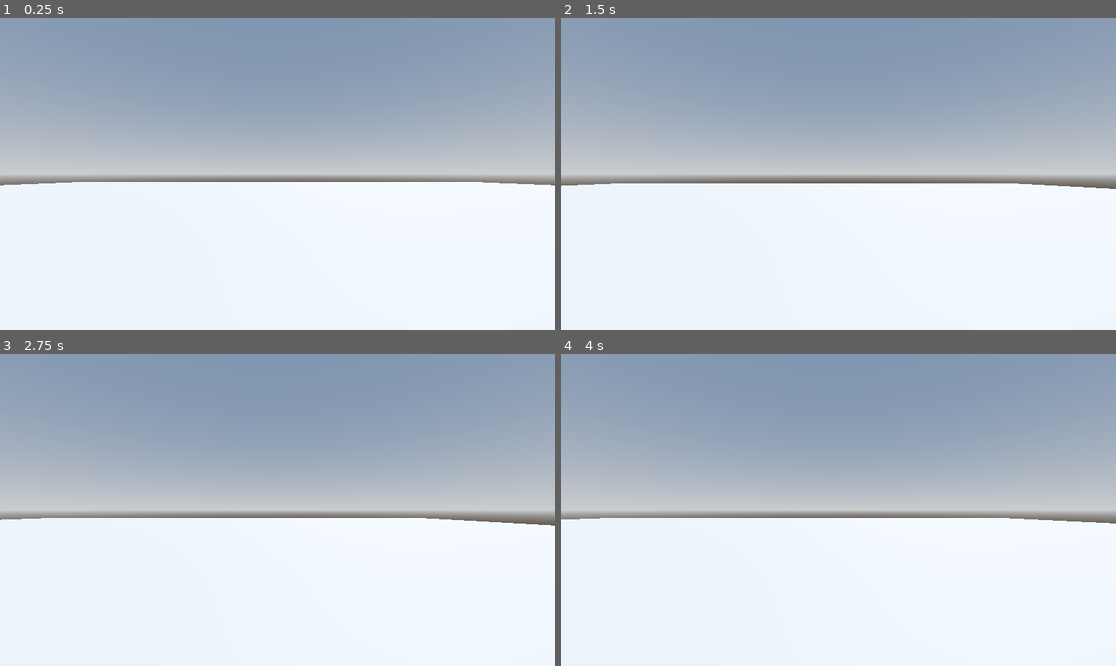
Above: before the commit, frames 1-4 (two rows, left to right).
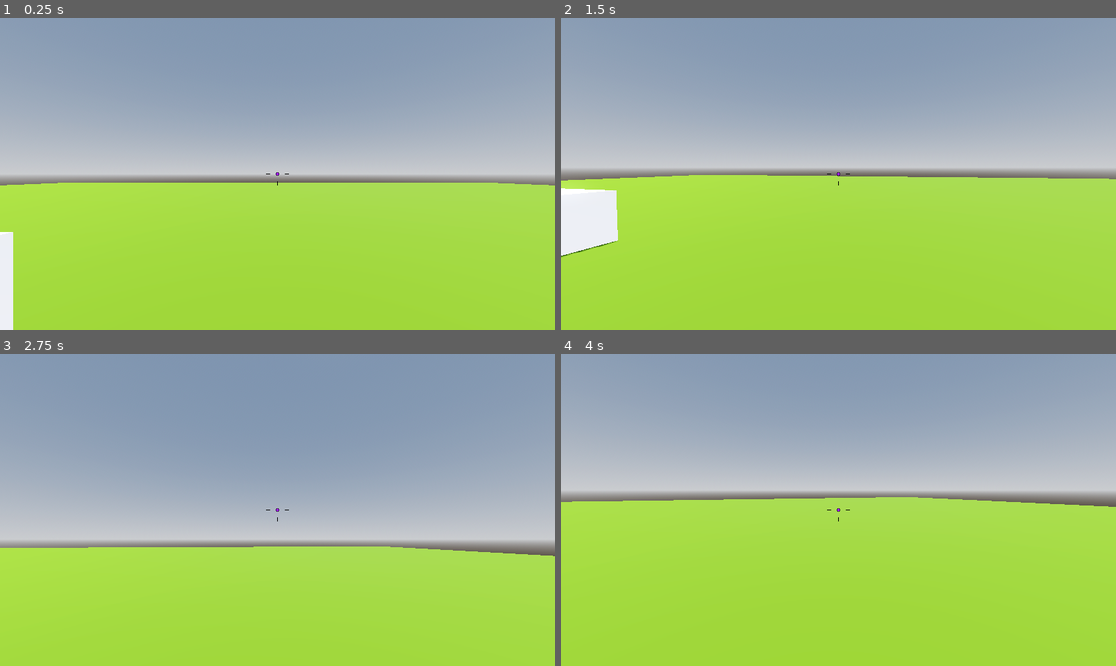
Above: after the commit, the same moments.

Repository: Marcoboo1234/RoboRampage
Game: Godot game, scene res://Scenes/sandbox.tscn
Same seed, same stepped clock (60 frames per second), same inputs: the game is played once before the commit and once after it.
Inputs (mouse positions are in pixels of both pictures, inside the frame that each line leads up to):
- Up to frame 1 (0.25 s): no input
- Up to frame 2 (1.5 s): tap Enter at 0.5 s; move the mouse to (960, 158) at 0.52 s; hold D (Move_Right, bound only before the commit) 0.53-1.28 s; tap Space (Jump) at 0.6, 0.77, 1.07, 1.35 s; move the mouse to (727, 189) at 1.27 s; hold S (Move_back, bound only before the commit) from 1.28 s (still down)
- Up to frame 3 (2.75 s): tap Space (Jump) at 1.52, 1.82, 2.1 s; move the mouse to (333, 441) at 2.02 s; release S (Move_back, bound only before the commit) at 2.03 s; hold D (Move_Right, bound only before the commit) from 2.03 s (still down)
- Up to frame 4 (4 s): move the mouse to (810, 572) at 2.77 s; release D (Move_Right, bound only before the commit) at 2.78 s; hold W (Move_Forward , bound only before the commit) 2.78-3.53 s; tap Space (Jump) at 2.85, 3.02, 3.32, 3.6, 3.77 s; move the mouse to (1005, 556) at 3.52 s; hold A (Move_left, bound only before the commit) from 3.53 s (still down)

The runs differ from the first frame. In frame 1, 47% of the frame differs, in the area x 0-100%, y 49-100%; in frame 2, 50%; in frame 3, 52%; in frame 4, 56%, in the area x 0-100%, y 44-100%.

Commit message:
added crosshair and Materials

Diff:
--- /dev/null
+++ b/RoboRampage/Materials/Box.tres
@@ -0,0 +1,4 @@
+[gd_resource type="StandardMaterial3D" format=3 uid="uid://c022hgs7ak6os"]
+
+[resource]
+albedo_color = Color(0.864037, 0.878998, 0.91487, 1)
--- /dev/null
+++ b/RoboRampage/Materials/floor.tres
@@ -0,0 +1,4 @@
+[gd_resource type="StandardMaterial3D" format=3 uid="uid://dttv3hyi63mog"]
+
+[resource]
+albedo_color = Color(0.321418, 0.461188, 2.88785e-07, 1)
--- a/RoboRampage/Scenes/player.tscn
+++ b/RoboRampage/Scenes/player.tscn
@@ -1,6 +1,8 @@
-[gd_scene load_steps=4 format=3 uid="uid://uc78ifqstmwp"]
+[gd_scene load_steps=6 format=3 uid="uid://uc78ifqstmwp"]
 
 [ext_resource type="Script" uid="uid://dp82a4t4jaw68" path="res://Scripts/player.gd" id="1_v0iea"]
+[ext_resource type="Script" uid="uid://bsdnw8iie1iu8" path="res://Scripts/smooth_camera.gd" id="2_cvnsp"]
+[ext_resource type="Script" uid="uid://m05jmax0v6e1" path="res://Scripts/crosshair.gd" id="3_6t5aa"]
 
 [sub_resource type="CapsuleMesh" id="CapsuleMesh_f60y1"]
 
@@ -15,5 +17,21 @@
 [node name="CollisionShape3D" type="CollisionShape3D" parent="."]
 shape = SubResource("CapsuleShape3D_v0iea")
 
-[node name="Camera3D" type="Camera3D" parent="."]
-transform = Transform3D(1, 0, 0, 0, 1, 0, 0, 0, 1, 0, 0.3, 0)
+[node name="CameraPivot" type="Node3D" parent="."]
+transform = Transform3D(1, 0, 0, 0, 1, 0, 0, 0, 1, 0, 0.314, 0)
+
+[node name="SmoothCamera" type="Camera3D" parent="CameraPivot"]
+transform = Transform3D(1, 0, 0, 0, 1, 0, 0, 0, 1, 0, 0.614, 0)
+top_level = true
+script = ExtResource("2_cvnsp")
+
+[node name="CenterContainer" type="CenterContainer" parent="."]
+anchors_preset = 15
+anchor_right = 1.0
+anchor_bottom = 1.0
+grow_horizontal = 2
+grow_vertical = 2
+
+[node name="Crosshair" type="Control" parent="CenterContainer"]
+layout_mode = 2
+script = ExtResource("3_6t5aa")
--- a/RoboRampage/Scenes/sandbox.tscn
+++ b/RoboRampage/Scenes/sandbox.tscn
@@ -1,6 +1,8 @@
-[gd_scene load_steps=5 format=3 uid="uid://b2agncyd61soh"]
+[gd_scene load_steps=7 format=3 uid="uid://b2agncyd61soh"]
 
 [ext_resource type="PackedScene" uid="uid://uc78ifqstmwp" path="res://Scenes/player.tscn" id="1_d7bho"]
+[ext_resource type="Material" uid="uid://dttv3hyi63mog" path="res://Materials/floor.tres" id="1_y0mvb"]
+[ext_resource type="Material" uid="uid://c022hgs7ak6os" path="res://Materials/Box.tres" id="3_s2tkr"]
 
 [sub_resource type="ProceduralSkyMaterial" id="ProceduralSkyMaterial_cyy3s"]
 sky_horizon_color = Color(0.662243, 0.671743, 0.686743, 1)
@@ -26,8 +28,17 @@
 
 [node name="Floor" type="CSGBox3D" parent="."]
 transform = Transform3D(1, 0, 0, 0, 1, 0, 0, 0, 1, 0, -0.5, 0)
+material_override = ExtResource("1_y0mvb")
 use_collision = true
 size = Vector3(64, 1, 64)
 
 [node name="Player" parent="." instance=ExtResource("1_d7bho")]
-transform = Transform3D(1, 0, 0, 0, 1, 0, 0, 0, 1, 0, 1, 0)
+transform = Transform3D(1, 0, 0, 0, 1, 0, 0, 0, 1, -0.0485535, 1, 0.0265255)
+
+[node name="Level Objects" type="Node" parent="."]
+
+[node name="CSGBox3D" type="CSGBox3D" parent="Level Objects"]
+transform = Transform3D(1, 0, 0, 0, 1, 0, 0, 0, 1, -2.38271, 0.521206, 0)
+use_collision = true
+size = Vector3(2, 1, 2)
+material = ExtResource("3_s2tkr")
--- /dev/null
+++ b/RoboRampage/Scripts/crosshair.gd
@@ -0,0 +1,11 @@
+extends Control
+
+func _draw() -> void:
+	draw_circle(Vector2.ZERO, 4, Color.BLACK)
+	draw_circle(Vector2.ZERO, 3, Color.PURPLE)
+
+	draw_line(Vector2(16,0), Vector2(24,0), Color.BLACK)
+	draw_line(Vector2(-16,0), Vector2(-24,0), Color.BLACK)
+
+	draw_line(Vector2(0,16), Vector2(0,24), Color.BLACK)
+	draw_line(Vector2(-0,16), Vector2(-0,24), Color.BLACK)
--- a/RoboRampage/Scripts/player.gd
+++ b/RoboRampage/Scripts/player.gd
@@ -2,21 +2,27 @@
 
 
 const SPEED = 5.0
-const JUMP_VELOCITY = 4.5
+@export var jump_height: float = 1.0
+var mouse_motion := Vector2.ZERO
 
+func _ready() -> void:
+	Input.mouse_mode = Input.MOUSE_MODE_CAPTURED
+@onready var camera_pivot: Node3D = $CameraPivot
+var gravity: float = ProjectSettings.get_setting("physics/3d/default_gravity")
 
 func _physics_process(delta: float) -> void:
+	handle_camera_rotation()
 	# Add the gravity.
 	if not is_on_floor():
-		velocity += get_gravity() * delta
+		velocity.y -= gravity * delta
 
 	# Handle jump.
 	if Input.is_action_just_pressed("Jump") and is_on_floor():
-		velocity.y = JUMP_VELOCITY
+		velocity.y = sqrt(jump_height * 2.0 * gravity)
 
 	# Get the input direction and handle the movement/deceleration.
 	# As good practice, you should replace UI actions with custom gameplay actions.
-	var input_dir := Input.get_vector("Move_left", "Move_Right", "Move_Forward ", "Move_back")
+	var input_dir := Input.get_vector("move_left", "move_right", "move_forward", "move_back")
 	var direction := (transform.basis * Vector3(input_dir.x, 0, input_dir.y)).normalized()
 	if direction:
 		velocity.x = direction.x * SPEED
@@ -26,3 +32,19 @@
 		velocity.z = move_toward(velocity.z, 0, SPEED)
 
 	move_and_slide()
+
+func _input(event):
+		if event is InputEventMouseMotion:
+			if Input.mouse_mode == Input.MOUSE_MODE_CAPTURED:
+				mouse_motion = -event.relative * 0.001
+		if event.is_action_pressed("ui_cancel"):
+			Input.mouse_mode = Input.MOUSE_MODE_VISIBLE
+
+
+func handle_camera_rotation() -> void:
+	rotate_y(mouse_motion.x)
+	camera_pivot.rotation_degrees.x = clampf(
+		camera_pivot.rotation_degrees.x, - 90.0, 90.0
+	)
+	camera_pivot.rotate_x(mouse_motion.y)
+	mouse_motion = Vector2.ZERO
--- /dev/null
+++ b/RoboRampage/Scripts/smooth_camera.gd
@@ -0,0 +1,11 @@
+extends Camera3D
+
+@export var speed:= 44.0
+
+func _physics_process(delta: float) -> void:
+	var weight = clamp(delta * speed, 0.0, 1.0)
+
+	global_transform = global_transform.interpolate_with(
+		get_parent().global_transform, weight
+	)
+	global_position = get_parent().global_position
--- a/RoboRampage/project.godot
+++ b/RoboRampage/project.godot
@@ -17,22 +17,22 @@
 
 [input]
 
-"Move_Forward "={
+move_forward={
 "deadzone": 0.2,
 "events": [Object(InputEventKey,"resource_local_to_scene":false,"resource_name":"","device":0,"window_id":0,"alt_presse …(189 unchanged characters)…
 ]
 }
-Move_back={
+move_back={
 "deadzone": 0.2,
 "events": [Object(InputEventKey,"resource_local_to_scene":false,"resource_name":"","device":0,"window_id":0,"alt_presse …(189 unchanged characters)…
 ]
 }
-Move_left={
+move_left={
 "deadzone": 0.2,
 "events": [Object(InputEventKey,"resource_local_to_scene":false,"resource_name":"","device":0,"window_id":0,"alt_presse …(189 unchanged characters)…
 ]
 }
-Move_Right={
+move_right={
 "deadzone": 0.2,
 "events": [Object(InputEventKey,"resource_local_to_scene":false,"resource_name":"","device":0,"window_id":0,"alt_presse …(189 unchanged characters)…
 ]
Not shown, added: RoboRampage/Scripts/crosshair.gd.uid
Not shown, added: RoboRampage/Scripts/smooth_camera.gd.uid
